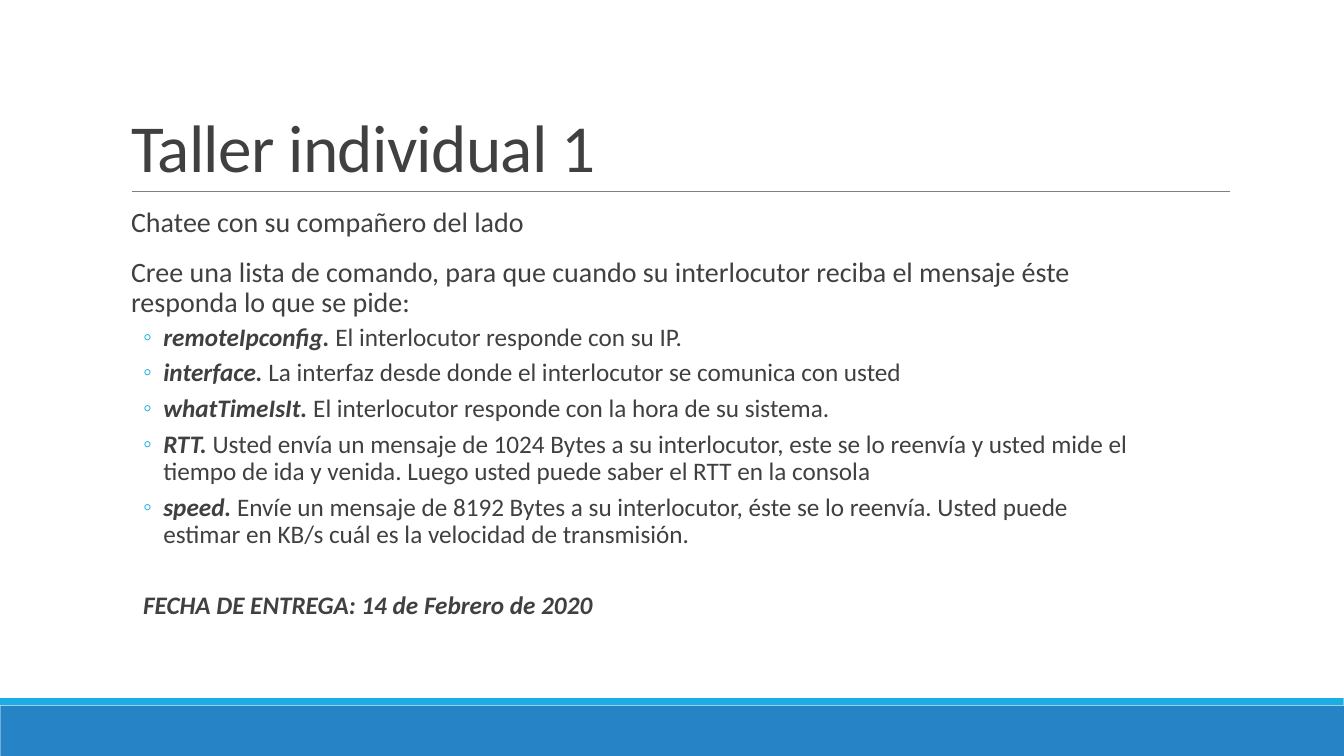
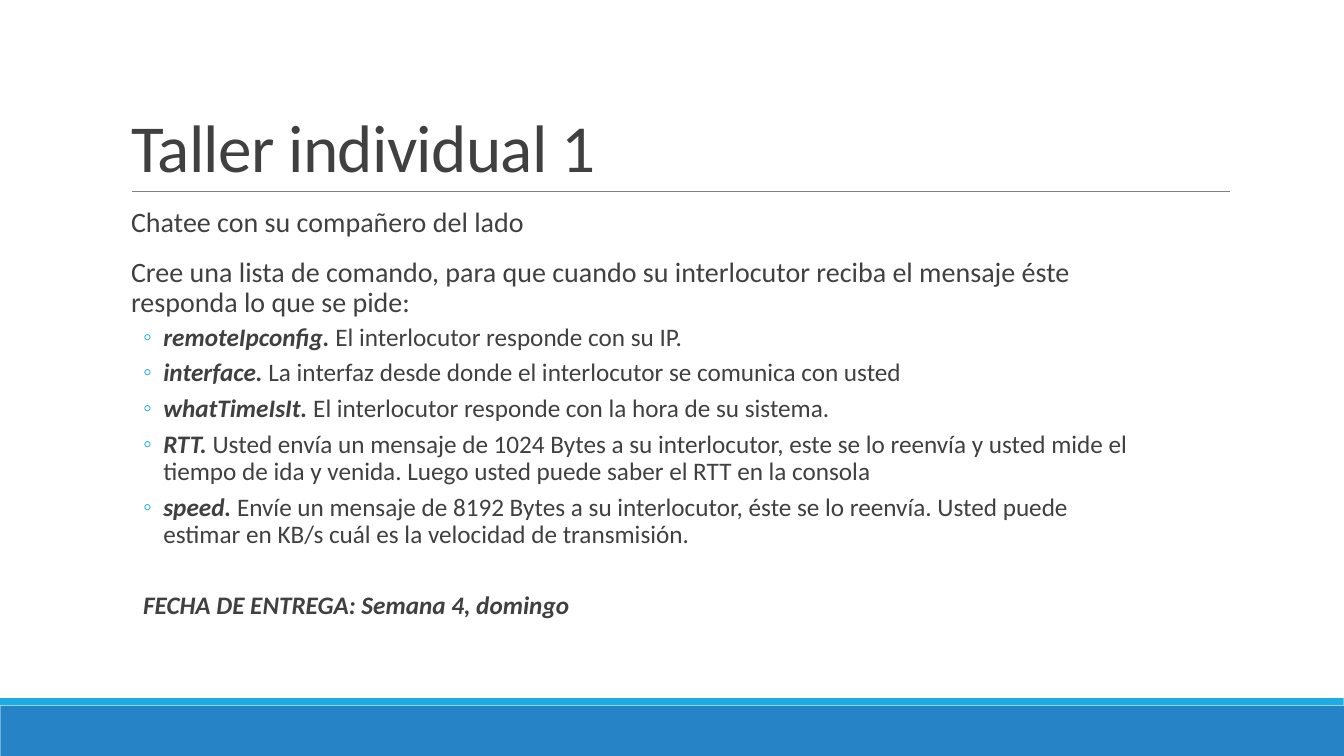
Before and after one commit to Domiciano/PrograRed201, a slide deck: slide 1 of Semana 3/Presentación.pptx (slide 11 before the commit). Drawn at 1344x756 pixels with LibreOffice and Linux fonts; fonts in the diff are those of the drawing. Boxes give left, top, right and bottom in pixels: in the first picture for what was removed or moved away, otherwise in the second. Text is boxed around its words. In the diff, an @@ line names an element or a change of style, - is before the commit and + after.

Commit message:
Semana4

```diff
--- a/Semana 3/Presentación.pptx
+++ b/Semana 3/Presentación.pptx
@@ text at [143,596,569,619]: text changed @@
-  FECHA DE ENTREGA: 14 de Febrero de 2020
+  FECHA DE ENTREGA: Semana 4, domingo
```
Also in this commit, not shown: 10 slides removed.
